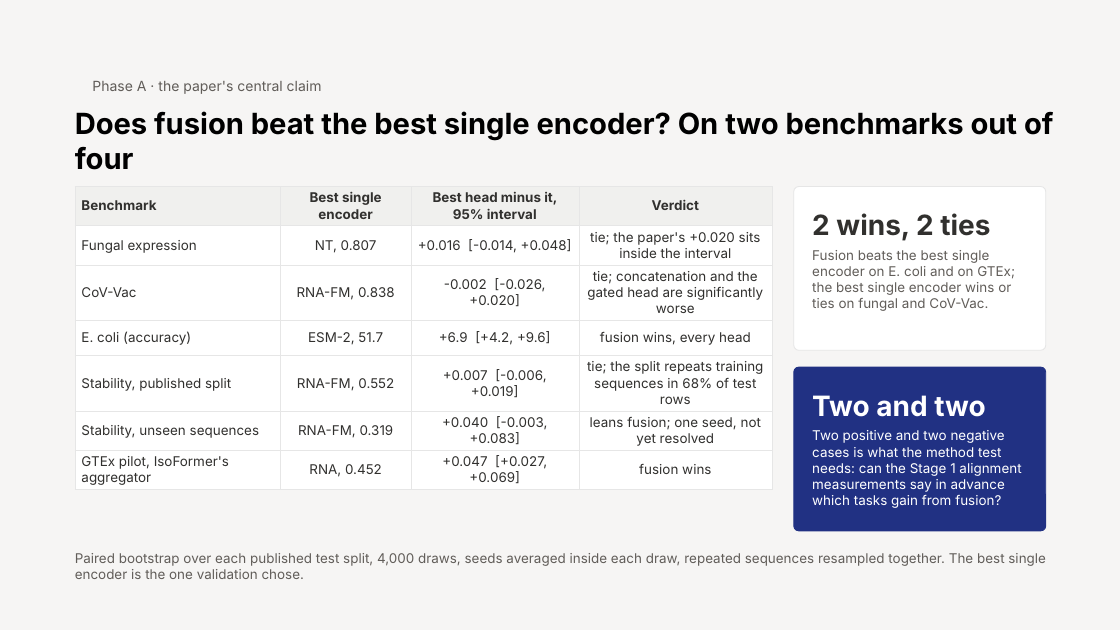
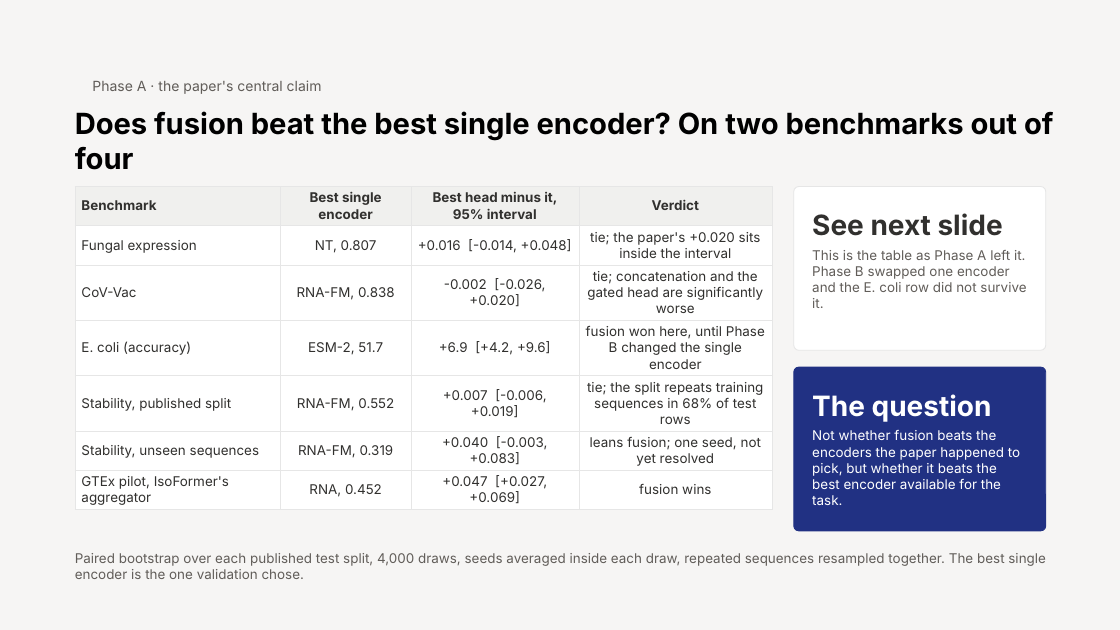
Before and after one commit to jtmckinley4/multimodal-bio-fusion, a slide deck: slide 5 of docs/notes/Slides/Mina_Progress_Slides_2026-10-22.pptx. Drawn at 1120x630 pixels with LibreOffice and Linux fonts; fonts in the diff are those of the drawing. Boxes give left, top, right and bottom in pixels: in the first picture for what was removed or moved away, otherwise in the second. Text is boxed around its words. In the diff, an @@ line names an element or a change of style, - is before the commit and + after.

```diff
--- a/docs/notes/Slides/Mina_Progress_Slides_2026-10-22.pptx
+++ b/docs/notes/Slides/Mina_Progress_Slides_2026-10-22.pptx
@@ table at box(75, 187, 772, 509) @@
-row 4, column 4: fusion wins, every head
+row 4, column 4: fusion won here, until Phase B changed the single encoder
@@ text at box(812, 213, 1003, 236): text changed @@
-2 wins, 2 ties
+See next slide
@@ text at box(812, 250, 1026, 308): text changed @@
-Fusion beats the best single encoder on E. coli and on GTEx; the best single encoder wins or ties on fungal and CoV-Vac.
+This is the table as Phase A left it. Phase B swapped one encoder and the E. coli row did not survive it.
@@ text at box(812, 394, 992, 422): text changed @@
-Two and two
+The question
@@ text at box(812, 430, 1020, 505): text changed @@
-Two positive and two negative cases is what the method test needs: can the Stage 1 alignment measurements say in advance which tasks gain from fusion?
+Not whether fusion beats the encoders the paper happened to pick, but whether it beats the best encoder available for the task.
```
Also in this commit, not shown: 4 other slides changed, 3 slides added.
